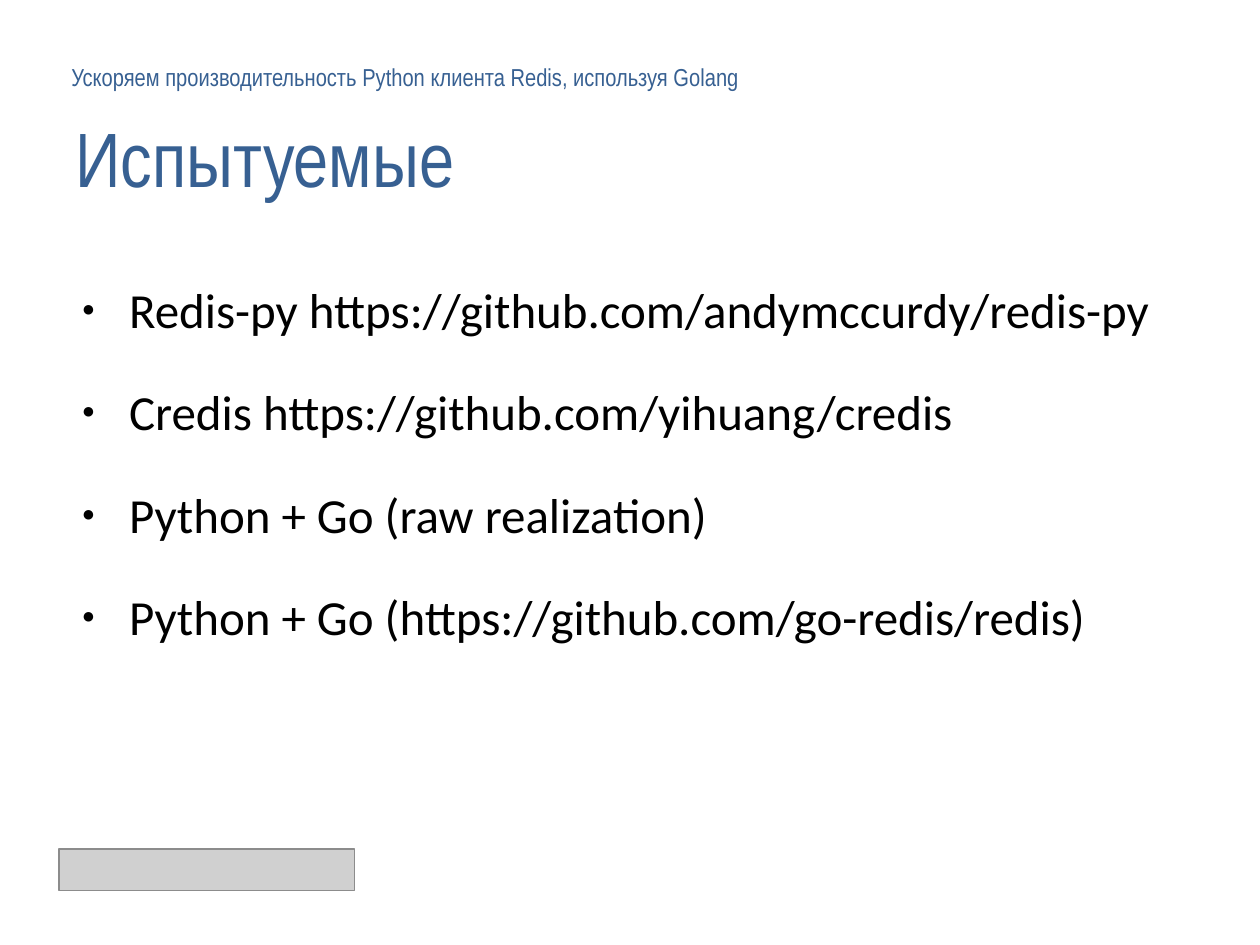
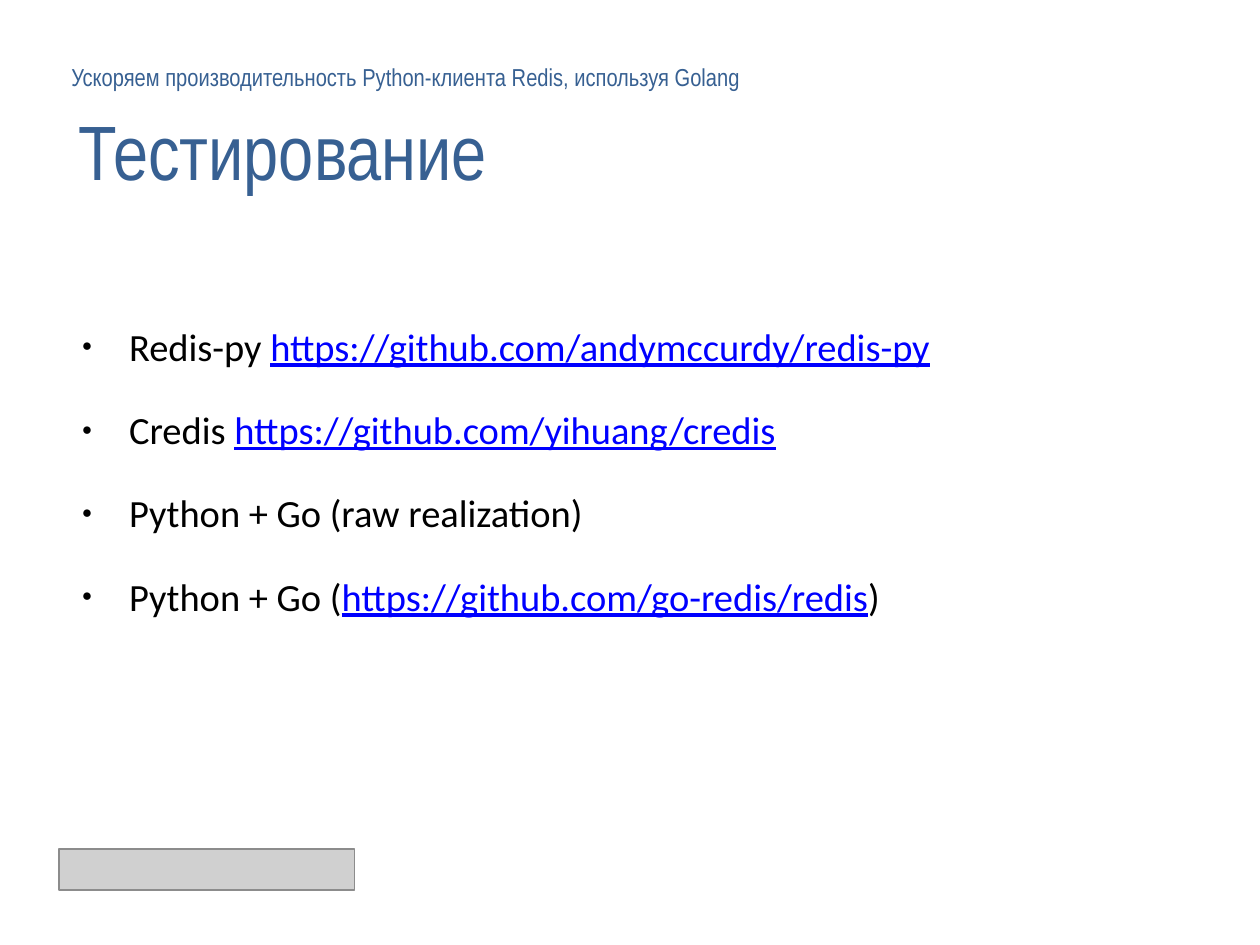
Before and after one commit to deslum/gopipe, a slide deck: slide 12 of presentation.odp (slide 11 before the commit). Drawn at 1260x945 pixels with LibreOffice and Linux fonts; fonts in the diff are those of the drawing; grey boxes stand for pictures; background and template pictures are left out. Boxes give left, top, right and bottom in pixels: in the first picture for what was removed or moved away, otherwise in the second. Text is boxed around its words. In the diff, an @@ line names an element or a change of style, - is before the commit and + after.

```diff
--- a/presentation.odp
+++ b/presentation.odp
@@ free "Ускоряем производительность Python-клиента Redis, используя ...": place and size @@
-free "Ускоряем производительность Python-клиента Redis, используя ..." at [71,68,738,91]
+free "Ускоряем производительность Python-клиента Redis, используя ..." at [59,59,1193,98]
@@ text in free at [71,68,740,91]: text changed @@
-Ускоряем производительность Python клиента Redis, используя Golang
+Ускоряем производительность Python-клиента Redis, используя Golang
@@ free added at [67,92,1201,208], 44 pt, text #376092 @@
+Тестирование
@@ text removed at [75,134,454,202] @@
-Испытуемые
@@ text "Redis-py https://github.com/andymccurdy/redis-py": place and size @@
-text "Redis-py https://github.com/andymccurdy/redis-py" at [129,294,1149,644]
+text "Redis-py https://github.com/andymccurdy/redis-py" at [129,334,929,618]
@@ text "Redis-py https://github.com/andymccurdy/redis-py" at [129,334,929,618]: size 28 to 22 pt; text colour #000000 to #0000FF, underline on in "https://github.com/andymccurdy/redis-py", "https://github.com/yihuang/credis", "(https://github.com/go-redis/redis)" @@
```
Also in this commit, not shown: 19 other slides changed, 3 slides added, 1 slide removed, 4 other files.
